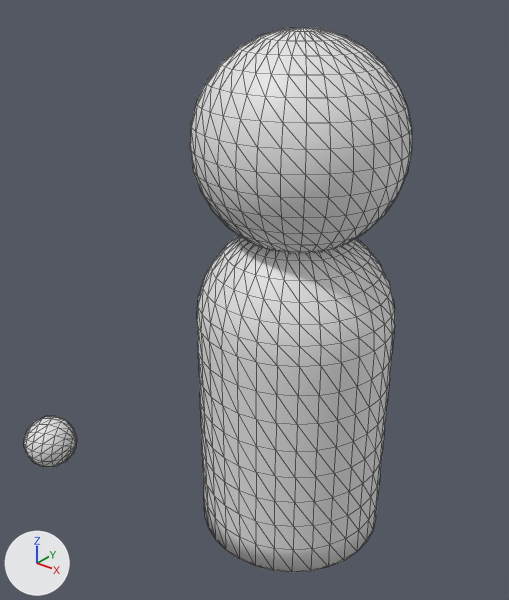
The glTF model assets/meshes/skeleton.glb as it was, and as the next commit left it.
The view is the same before and after, from a camera (50 mm lens) standing at (1.84, -2.63, 2.89) and looking at (-0.17, -0.12, 1.33). Every picture has the same lights, and +X, +Y and +Z are marked at lower left. Mesh edges are drawn as thin lines.

Objects in the first picture: 'Body', 'Head', 'LeftHand'.
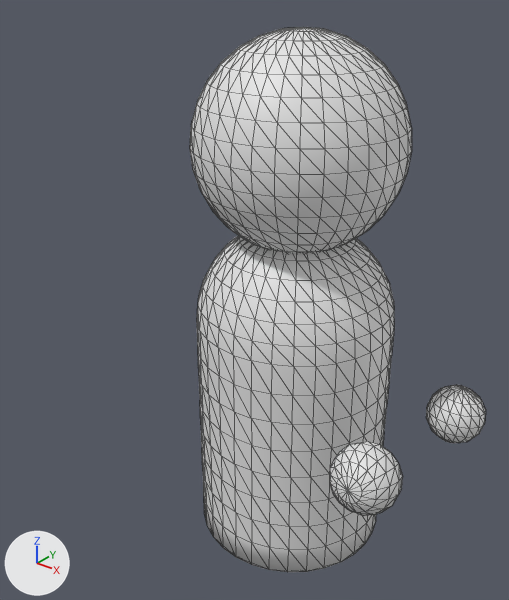
ob_uppertorso is not drawn itself; it is the parent of ob_armleft, ob_armright, ob_neck, ob_body.

Boxes [x1, y1, x2, y2] around the edits, measured in the pictures (509 x 600 px):
'Body', turned: before [197, 236, 395, 572]; after [197, 235, 394, 572]
'Head', turned: [190, 27, 412, 253] in both
'LeftHand', turned, moved: before [24, 416, 77, 467]; after [426, 385, 486, 443]
'RightHand', turned, moved (not visible before): after [330, 441, 403, 516]

The edits, one by one:
Object 'UpperTorso' (ob_uppertorso) turns from (0, 0, -41) to (0, 0, -10) degrees about x, y and z.
In object 'LeftHand' (ob_lefthand), parent goes from ob_wristleft to ob_leftwrist.
Object 'LeftHand' (ob_lefthand) moves from (0.5, 0.378, 0.0184) to (0.0, 0.0, 0.0).
In object 'RightHand' (ob_righthand), parent goes from ob_wristright to ob_rightwrist.
Object 'RightHand' (ob_righthand) moves from (-0.5, 0.378, 0.0325) to (0.0, 0.0, 0.0).
Object 'LeftWrist' (ob_leftwrist) is new.
Its parent is ob_leftarm.
Its location is (0.0, 0.0, 1.25).
Its rotation in degrees is (25, 25, 14).
Its scale is (1.28, 1.28, 1.28).
Object 'LeftArm' (ob_leftarm) is new.
Its parent is ob_uppertorso.
Its location is (0.0, 0.0, 0.0).
Its rotation in degrees is (-120, -11, -47).
Its scale is (0.783, 0.783, 0.783).
Object 'RightWrist' (ob_rightwrist) is new.
Its parent is ob_rightarm.
Its location is (0.0, 0.0, 1.25).
Its rotation in degrees is (-32, -21, 102).
Its scale is (1.28, 1.28, 1.28).
Object 'RightArm' (ob_rightarm) is new.
Its parent is ob_uppertorso.
Its location is (0.0, 0.0, 0.0).
Its rotation in degrees is (-109, -23, -108).
Its scale is (0.783, 0.783, 0.783).
